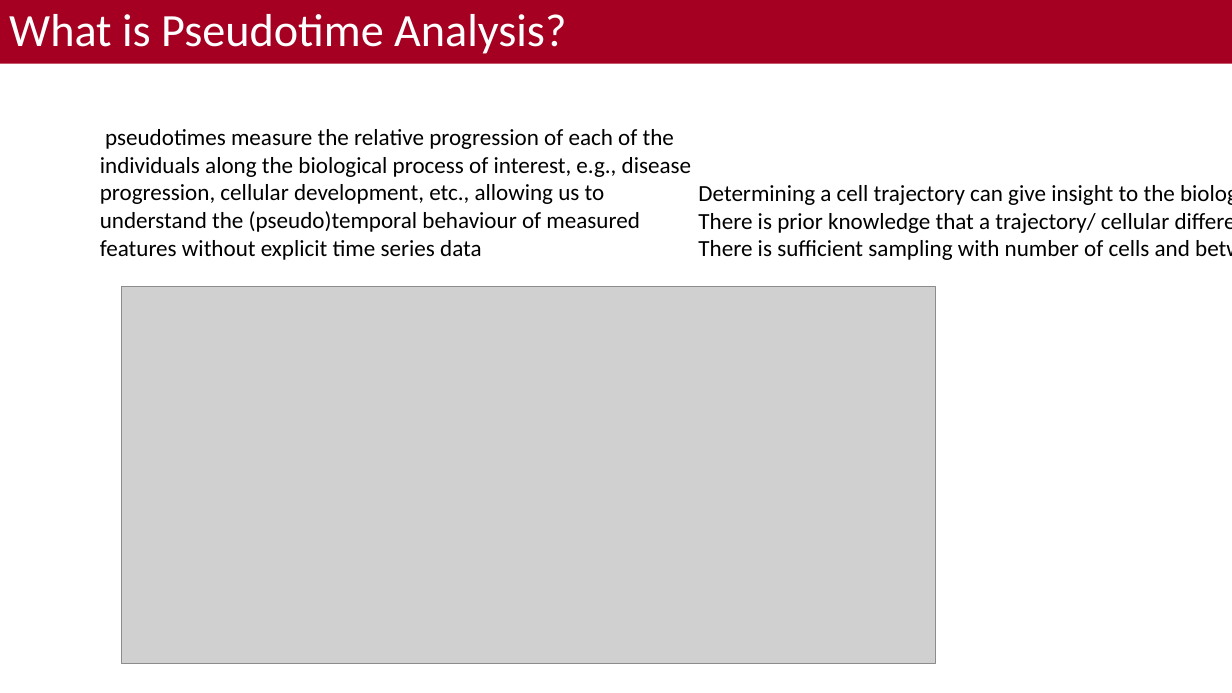
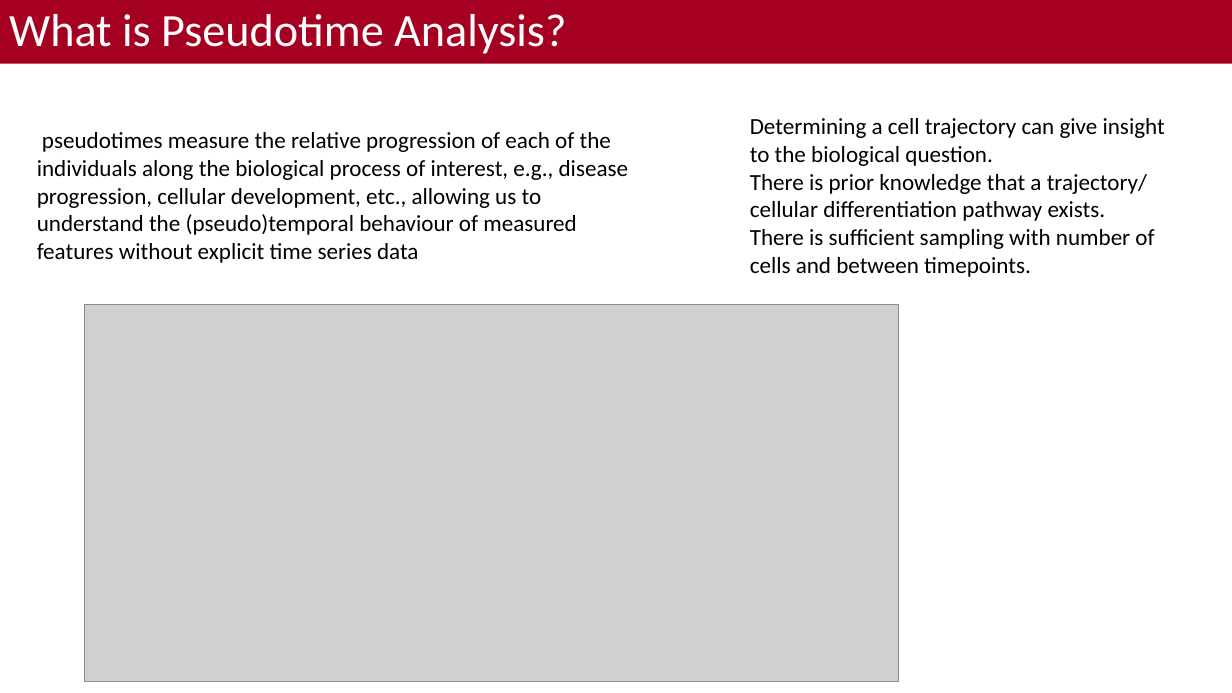
Before and after one commit to bacorli2/scrna_workshop, a slide deck: slide 2 of M6_Monocle_Pseudotime/M5_Monocle_Timeseries.pptx. Drawn at 1232x693 pixels with LibreOffice and Linux fonts; fonts in the diff are those of the drawing; grey boxes stand for pictures; background and template pictures are left out. Boxes give left, top, right and bottom in pixels: in the first picture for what was removed or moved away, otherwise in the second. Text is boxed around its words. In the diff, an @@ line names an element or a change of style, - is before the commit and + after.

```diff
--- a/M6_Monocle_Pseudotime/M5_Monocle_Timeseries.pptx
+++ b/M6_Monocle_Pseudotime/M5_Monocle_Timeseries.pptx
@@ text "Determining a cell trajectory can ..." rewrapped from [698, 185, 1190, 260] to [750, 118, 1165, 277] @@
@@ text "pseudotimes measure the relative progression ...": place and size @@
-text "pseudotimes measure the relative progression ..." at [100, 129, 691, 260]
+text "pseudotimes measure the relative progression ..." at [37, 132, 628, 263]
@@ picture: place and size @@
-picture at [121, 287, 935, 664]
+picture at [84, 305, 898, 682]
```
Also in this commit, not shown: 1 slide added, 2 other files.
